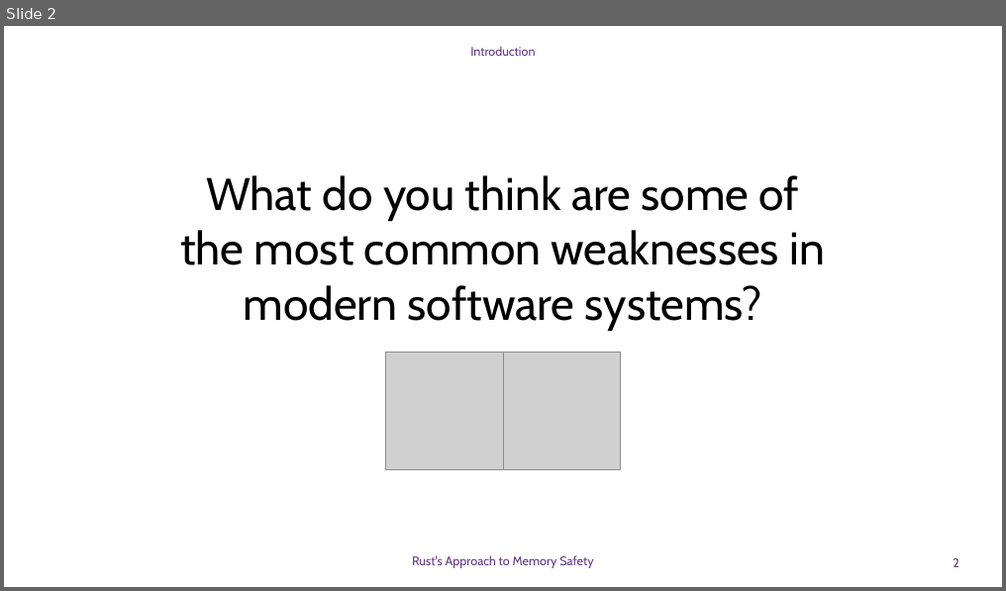
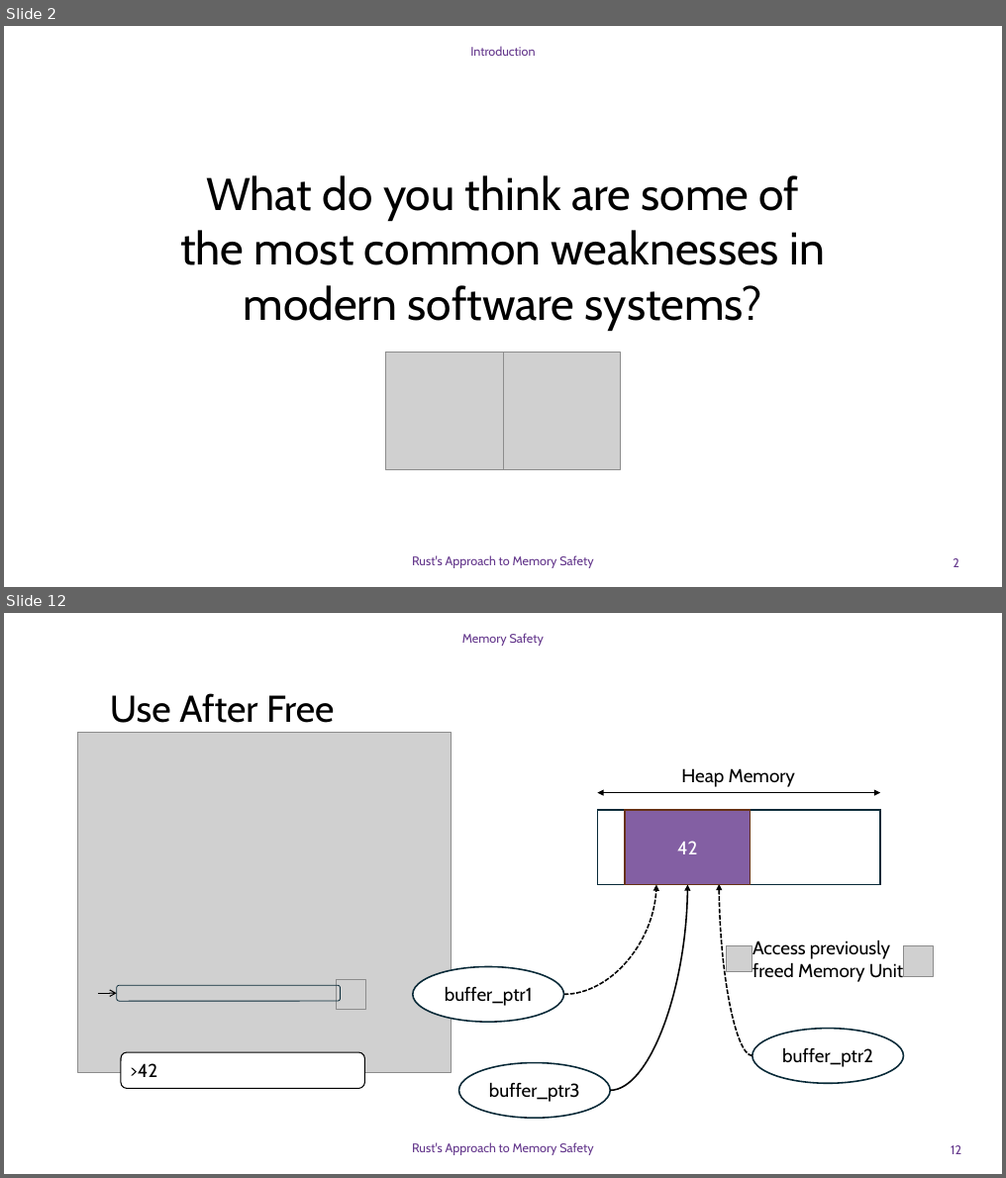
Before and after one commit to DavidGinfo/c-runtime-vs-rust-compiletime, a slide deck: Memory_Safety_Rust.pptx. Shown one above the other, each under a label of ours: slide 2 before the commit, slides 2 and 12 after it; the slides between them are not shown. The pictures are 1006x591 and 1006x1178 pixels, drawn with LibreOffice and Linux fonts; fonts in the diff are those of the drawing; grey boxes stand for pictures; background and template pictures are left out. Boxes give left, top, right and bottom in pixels: in the first picture for what was removed or moved away, otherwise in the second. Text is boxed around its words. In the diff, an @@ line names an element or a change of style, - is before the commit and + after.

```diff
--- a/Memory_Safety_Rust.pptx
+++ b/Memory_Safety_Rust.pptx
@@ slide 12 added at (4,613,1002,1174), background #FFFFFF @@
@@ text added at (462,633,544,646), 12 pt, text #64378C @@
+Memory Safety
@@ text added at (110,693,334,723), 36 pt, text #000000 @@
+Use After Free
@@ picture added at (77,732,450,1072) @@
@@ text added at (681,768,795,787), 18 pt, text #000000 @@
+Heap Memory
@@ rectangle added at (598,810,880,884), fill #FFFFFF, outline #092A39 1.5 pt @@
@@ double arrow added from (598, 792) to (880, 792), #000000 1.5 pt @@
@@ rectangle added at (626,810,750,884), fill #64378C at 80% opacity, outline #663216 1.5 pt, 18 pt, text #FFFFFF @@
+42
@@ curved arrow added from (564, 995) to (656, 884), #000000 1.5 pt dashed @@
@@ curved arrow added from (611, 1090) to (687, 884), #000000 1.5 pt @@
@@ curved arrow added from (752, 1057) to (719, 884), #000000 1.5 pt dashed @@
@@ ellipse added at (413,967,564,1023), fill #FFFFFF, outline #092A39 1.5 pt, 18 pt, text #000000 @@
+buffer_ptr1
@@ picture added at (727,947,751,971) @@
@@ text added at (752,940,903,982), 18 pt, text #000000 @@
+Access previously
+freed Memory Unit
@@ picture added at (904,947,934,977) @@
@@ arrow added from (98, 993) to (116, 993), #000000 1 pt @@
@@ rounded rectangle added at (116,986,341,1001), outline #092A39 0.75 pt @@
@@ picture added at (336,980,365,1010) @@
@@ rounded rectangle added at (121,1053,364,1088), fill #FFFFFF, outline #000000 1 pt, 18 pt, text #000000 @@
+>42
@@ ellipse added at (752,1029,904,1084), fill #FFFFFF, outline #092A39 1.5 pt, 18 pt, text #000000 @@
+buffer_ptr2
@@ ellipse added at (459,1062,611,1118), fill #FFFFFF, outline #092A39 1.5 pt, 18 pt, text #000000 @@
+buffer_ptr3
@@ text added at (412,1143,593,1156), 12 pt, text #64378C @@
+Rust's Approach to Memory Safety
@@ page number added at (950,1146,961,1155), 12 pt, text #64378C @@
+12
```
Also in this commit, not shown: 14 slides changed, 14 other slides added, 1 slide removed.
